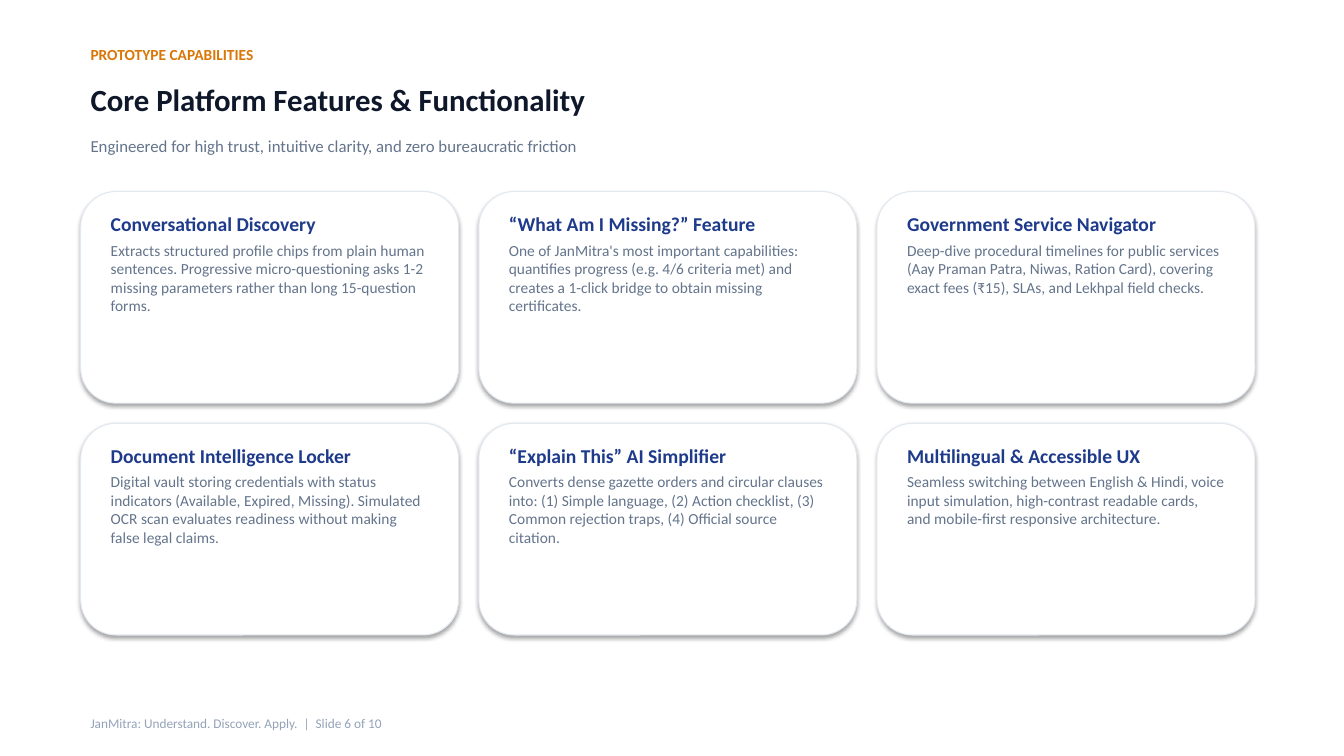
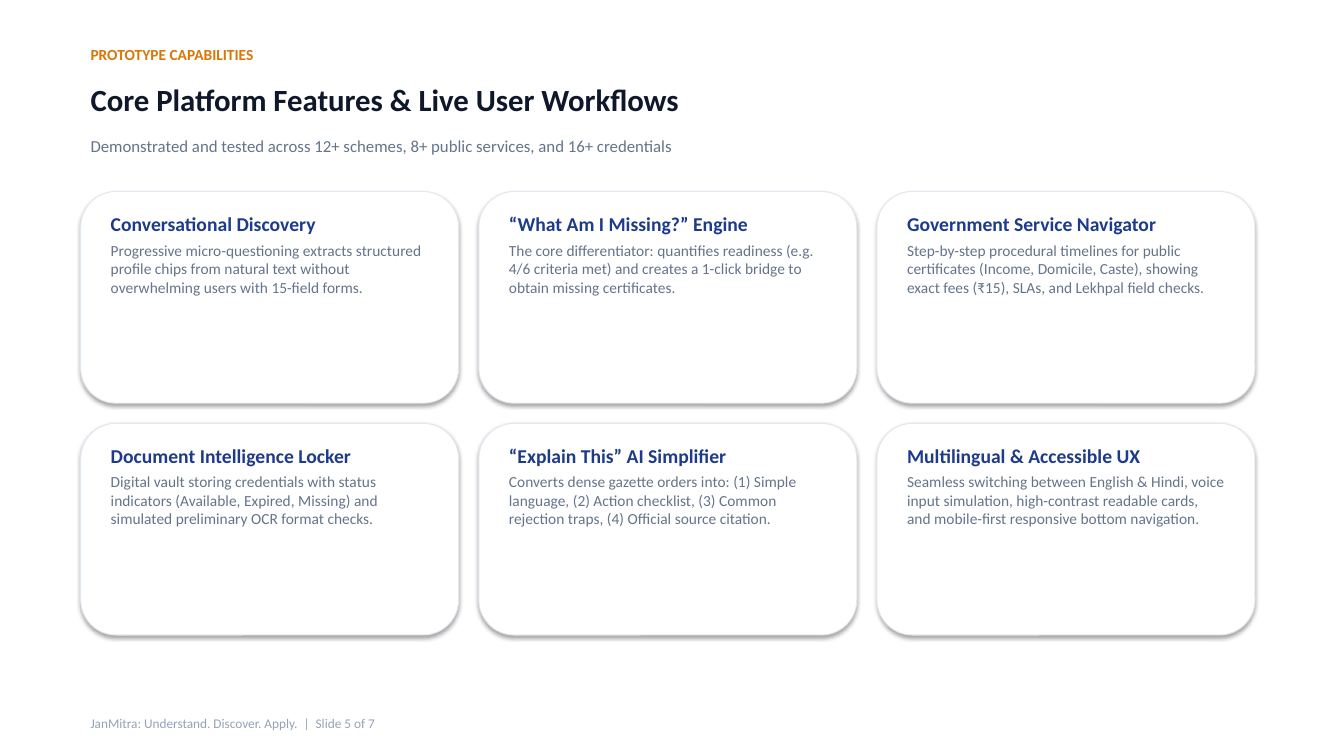
Before and after one commit to samenthamassey127-hue/JanMitra, a slide deck: slide 5 of JanMitra_Presentation.pptx (slide 6 before the commit). Drawn at 1344x756 pixels with LibreOffice and Linux fonts; fonts in the diff are those of the drawing. Boxes give left, top, right and bottom in pixels: in the first picture for what was removed or moved away, otherwise in the second. Text is boxed around its words. In the diff, an @@ line names an element or a change of style, - is before the commit and + after.

```diff
--- a/JanMitra_Presentation.pptx
+++ b/JanMitra_Presentation.pptx
@@ text at <box>91,89,678,112</box>: text changed @@
-Core Platform Features & Functionality
+Core Platform Features & Live User Workflows
@@ text at <box>91,140,672,155</box>: text changed @@
-Engineered for high trust, intuitive clarity, and zero bureaucratic friction
+Demonstrated and tested across 12+ schemes, 8+ public services, and 16+ credentials
@@ text at <box>509,216,814,296</box>: text changed @@
-“What Am I Missing?” Feature
-One of JanMitra's most important capabilities: quantifies progress (e.g. 4/6 criteria met) and creates a 1-click bridge to obtain missing certificates.
+“What Am I Missing?” Engine
+The core differentiator: quantifies readiness (e.g. 4/6 criteria met) and creates a 1-click bridge to obtain missing certificates.
@@ text at <box>111,245,421,296</box>: text changed @@
-Extracts structured profile chips from plain human sentences. Progressive micro-questioning asks 1-2 missing parameters rather than long 15-question forms.
+Progressive micro-questioning extracts structured profile chips from natural text without overwhelming users with 15-field forms.
@@ text at <box>907,245,1204,296</box>: text changed @@
-Deep-dive procedural timelines for public services (Aay Praman Patra, Niwas, Ration Card), covering exact fees (₹15), SLAs, and Lekhpal field checks.
+Step-by-step procedural timelines for public certificates (Income, Domicile, Caste), showing exact fees (₹15), SLAs, and Lekhpal field checks.
@@ text at <box>111,476,378,527</box>: text changed @@
-Digital vault storing credentials with status indicators (Available, Expired, Missing). Simulated OCR scan evaluates readiness without making false legal claims.
+Digital vault storing credentials with status indicators (Available, Expired, Missing) and simulated preliminary OCR format checks.
@@ text at <box>509,476,796,527</box>: text changed @@
-Converts dense gazette orders and circular clauses into: (1) Simple language, (2) Action checklist, (3) Common rejection traps, (4) Official source citation.
+Converts dense gazette orders into: (1) Simple language, (2) Action checklist, (3) Common rejection traps, (4) Official source citation.
@@ text at <box>907,476,1224,527</box>: text changed @@
-Seamless switching between English & Hindi, voice input simulation, high-contrast readable cards, and mobile-first responsive architecture.
+Seamless switching between English & Hindi, voice input simulation, high-contrast readable cards, and mobile-first responsive bottom navigation.
@@ text at <box>91,719,375,730</box>: text changed @@
-JanMitra: Understand. Discover. Apply. | Slide 6 of 10
+JanMitra: Understand. Discover. Apply. | Slide 5 of 7
```
Also in this commit, not shown: 6 other slides changed, 3 slides removed.
